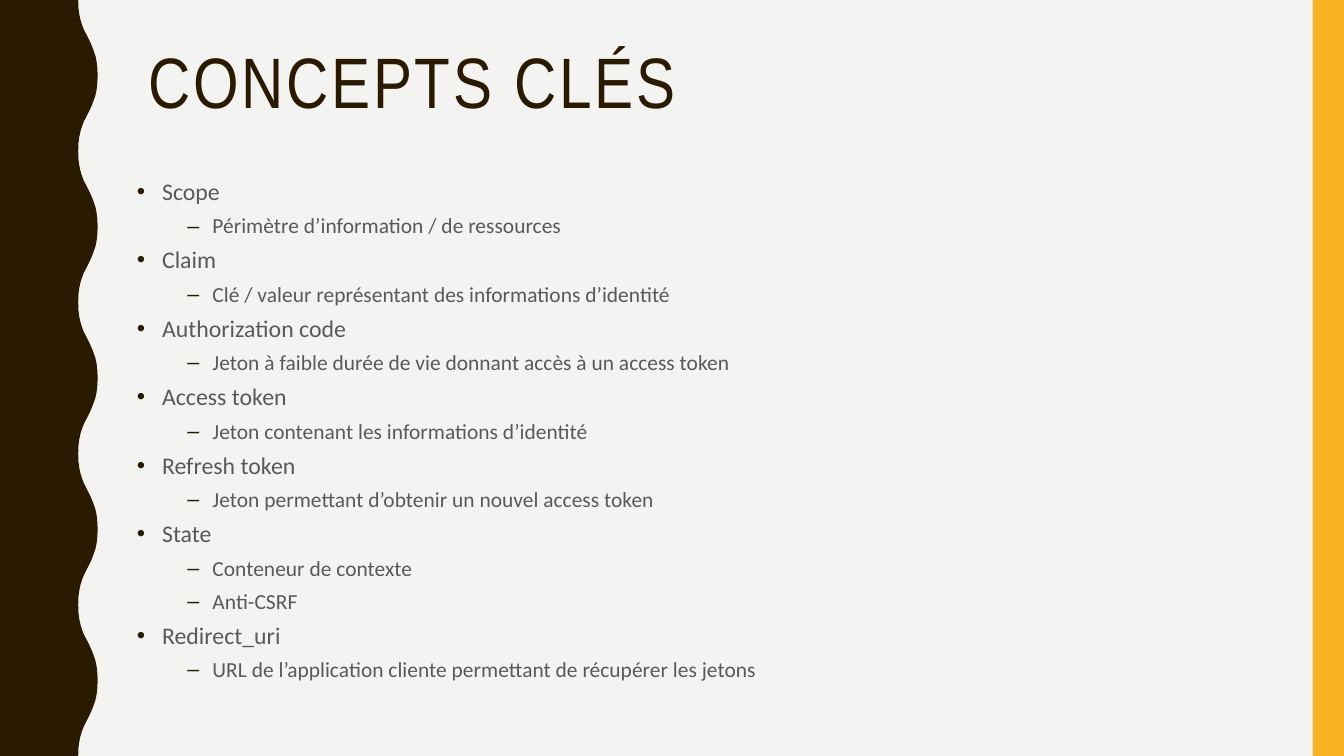
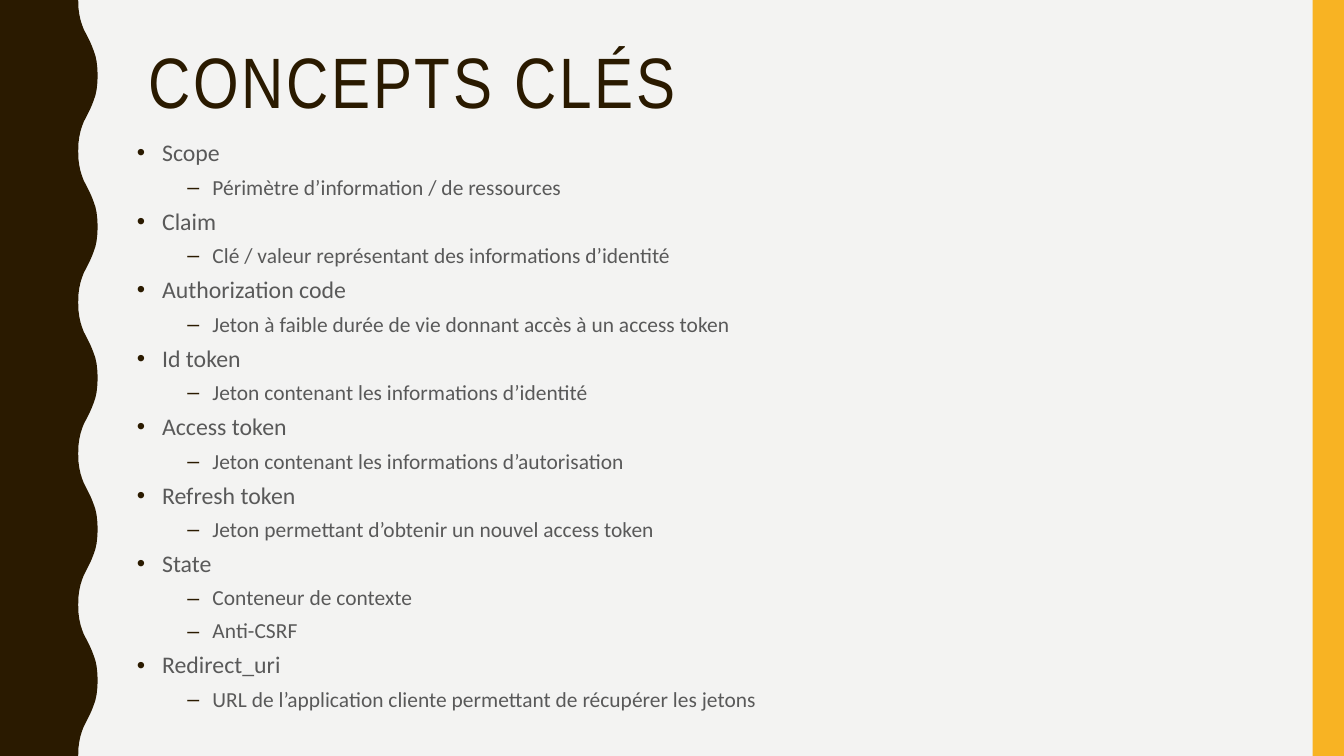
Before and after one commit to jeromefirlej/oidc-samples, a slide deck: slide 5 of Prez OIDC.pptx (slide 4 before the commit). Drawn at 1344x756 pixels with LibreOffice and Linux fonts; fonts in the diff are those of the drawing. Boxes give left, top, right and bottom in pixels: in the first picture for what was removed or moved away, otherwise in the second. Text is boxed around its words. In the diff, an @@ line names an element or a change of style, - is before the commit and + after.

Commit message:
doc: Update slides

```diff
--- a/Prez OIDC.pptx
+++ b/Prez OIDC.pptx
@@ text "Scope": place and size @@
-text "Scope" at (162, 184, 756, 681)
+text "Scope" at (162, 145, 756, 711)
@@ text at (162, 350, 587, 400): paragraphs added @@
+• Id token
+  – Jeton contenant les informations d’identité
@@ text at (212, 454, 623, 469): text changed @@
-  – Jeton contenant les informations d’identité
+  – Jeton contenant les informations d’autorisation
```
Also in this commit, not shown: 5 other slides changed, 1 slide added.
